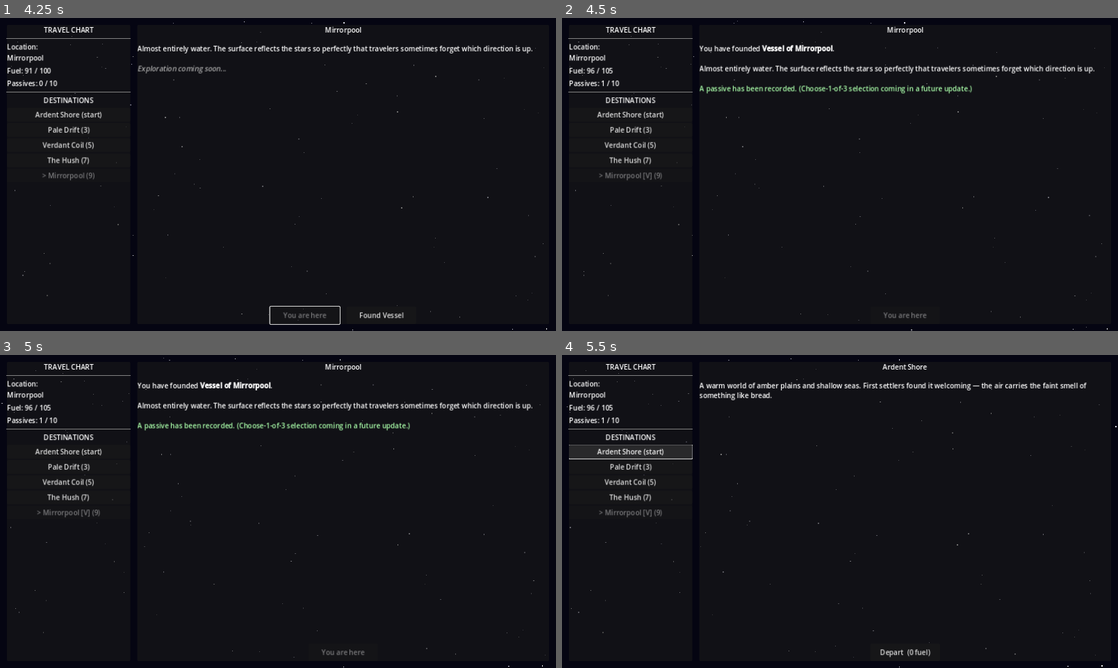
Above: before the commit, frames 1-4 (two rows, left to right).
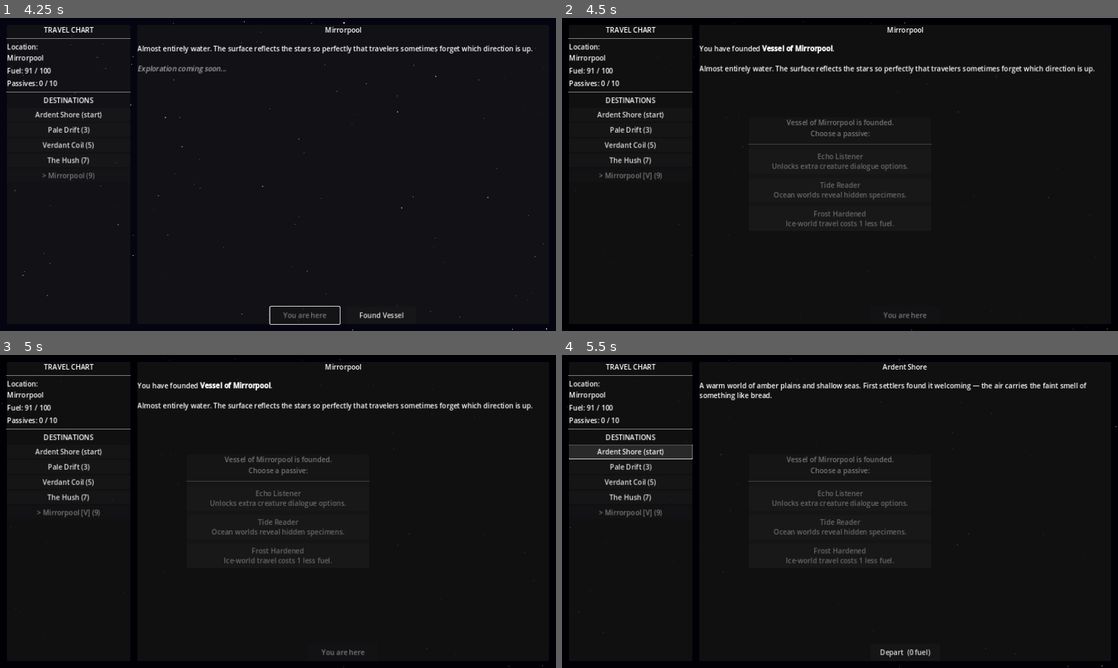
Above: after the commit, the same moments.

Repository: ColdTie/Metanoia-Vessel-2D
Game: Godot game, scene res://scenes/travel/travel_screen.tscn
Same seed, same stepped clock (60 frames per second), same inputs: the game is played once before the commit and once after it.
Inputs:
- Up to frame 1 (4.25 s): click "Pale Drift (3)" at 0.5 s; click "Verdant Coil (5)" at 1.25 s; click "The Hush (7)" at 2 s; click "Mirrorpool (9)" at 2.75 s; click "Depart (9 fuel)" at 3.5 s
- Up to frame 2 (4.5 s): click "Found Vessel" at 4.25 s
- Up to frame 3 (5 s): no input
- Up to frame 4 (5.5 s): click "Ardent Shore (start)" at 5 s

Frame 1 is identical in both runs. In frame 2, 1.9% of the frame differs, in the area x 1-99%, y 0-100%; in frame 3, 1.9%, in the area x 0-99%, y 0-100%; in frame 4, 1.3%.

Commit message:
feat: choose-1-of-3 passive reward on settling
Adds GameState.passive_catalog (the 6 roster passives from
design/systems.md) and get_passive_choices() to draw 3 unowned ones at
random. Settling a world now shows a PassiveSelect popup
(scenes/ui/passive_select.tscn) instead of auto-granting Founding
Bonus; the chosen passive's effect is applied inside
GameState.add_passive() so future passives with coded effects work the
same way. design/systems.md and content-log.md updated to match.

Co-Authored-By: Claude Sonnet 5 <noreply@anthropic.com>
Claude-Session: https://claude.ai/code/session_013KNFfURAjgjJ6TeX8i19wk

Diff:
--- /dev/null
+++ b/scenes/ui/passive_select.tscn
@@ -0,0 +1,6 @@
+[gd_scene load_steps=2 format=3 uid="uid://cpassiveselect1"]
+
+[ext_resource type="Script" path="res://scripts/ui/passive_select.gd" id="1_passive"]
+
+[node name="PassiveSelect" type="Control"]
+script = ExtResource("1_passive")
--- a/scripts/autoloads/game_state.gd
+++ b/scripts/autoloads/game_state.gd
@@ -16,6 +16,11 @@
 # Each entry: {id, name, type, description, settled, vessel_name, distance, specimens}
 var world_catalog: Array = []
 
+# Passive reward pool — see design/systems.md "Passive Roster". Drawn 3-at-a-time
+# on settling; only founding_bonus has a coded effect so far, the rest are
+# descriptive placeholders until their systems (jungle yield, ice travel, etc.) exist.
+var passive_catalog: Array = []
+
 signal world_changed(new_world: String)
 signal passive_gained(passive: Dictionary)
 signal credits_changed(amount: int)
@@ -23,6 +28,7 @@
 
 func _ready() -> void:
 	_build_world_catalog()
+	_build_passive_catalog()
 
 
 func _build_world_catalog() -> void:
@@ -78,6 +84,55 @@
 			"specimens": ["lens_fish", "tide_weaver"],
 		},
 	]
+
+
+func _build_passive_catalog() -> void:
+	passive_catalog = [
+		{
+			"id": "founding_bonus",
+			"name": "Founding Bonus",
+			"desc": "The act of founding grants clarity. +5 max fuel.",
+		},
+		{
+			"id": "root_knowledge",
+			"name": "Root Knowledge",
+			"desc": "Jungle worlds yield extra specimens.",
+		},
+		{
+			"id": "echo_listener",
+			"name": "Echo Listener",
+			"desc": "Unlocks extra creature dialogue options.",
+		},
+		{
+			"id": "frost_hardened",
+			"name": "Frost Hardened",
+			"desc": "Ice-world travel costs 1 less fuel.",
+		},
+		{
+			"id": "tide_reader",
+			"name": "Tide Reader",
+			"desc": "Ocean worlds reveal hidden specimens.",
+		},
+		{
+			"id": "dust_walker",
+			"name": "Dust Walker",
+			"desc": "Desert worlds never trigger forced combat.",
+		},
+	]
+
+
+func get_passive_choices(count: int = 3) -> Array:
+	var owned_ids: Array = []
+	for p in passives:
+		owned_ids.append(p.get("id", ""))
+
+	var available: Array = []
+	for p in passive_catalog:
+		if not owned_ids.has(p["id"]):
+			available.append(p)
+
+	available.shuffle()
+	return available.slice(0, min(count, available.size()))
 
 
 func get_world_by_id(id: String) -> Dictionary:
@@ -113,9 +168,19 @@
 
 func add_passive(passive: Dictionary) -> void:
 	passives.append(passive)
+	_apply_passive_effect(passive)
 	passive_gained.emit(passive)
 	if passives.size() >= MAX_PASSIVES:
 		_trigger_void_check()
+
+
+func _apply_passive_effect(passive: Dictionary) -> void:
+	# Only founding_bonus has a coded effect so far; the rest are descriptive
+	# until their systems (jungle yield, ice travel cost, etc.) are built.
+	match passive.get("id", ""):
+		"founding_bonus":
+			max_fuel += 5
+			refuel(5)
 
 
 func _trigger_void_check() -> void:
--- a/scripts/travel/travel_screen.gd
+++ b/scripts/travel/travel_screen.gd
@@ -7,6 +7,7 @@
 const STAR_SPEEDS: Array = [12.0, 28.0, 55.0]
 const STAR_COUNTS: Array = [120, 70, 35]
 const STAR_SPAN_W: float = 2560.0   # double viewport width for seamless wrap
+const PassiveSelectScene := preload("res://scenes/ui/passive_select.tscn")
 
 var _star_layers: Array = []
 var _star_root: Node2D
@@ -289,26 +290,39 @@
 
 	world["settled"] = true
 	world["vessel_name"] = "Vessel of " + world["name"]
-
-	# Grant the founding passive (choose-1-of-3 UI is TODO)
-	GameState.add_passive({
-		"id": "founding_bonus",
-		"name": "Founding Bonus",
-		"desc": "The act of founding grants clarity. +5 max fuel.",
-		"source": world["name"],
-	})
-	GameState.max_fuel += 5
-	GameState.refuel(5)
-
 	_settle_button.visible = false
 	_populate_destinations()
 	_refresh_status()
 
+	var choices: Array = GameState.get_passive_choices(3)
+	if choices.is_empty():
+		_world_desc_label.text = \
+			"You have founded [b]" + world["vessel_name"] + "[/b].\n\n" \
+			+ world.get("description", "") \
+			+ "\n\n[color=#aaffaa]No new passives are left to grant.[/color]"
+		SaveLoad.save_game()
+		return
+
 	_world_desc_label.text = \
 		"You have founded [b]" + world["vessel_name"] + "[/b].\n\n" \
+		+ world.get("description", "")
+
+	var popup := PassiveSelectScene.instantiate()
+	add_child(popup)
+	popup.setup(choices, world["vessel_name"])
+	popup.passive_chosen.connect(func(passive: Dictionary): _on_passive_chosen(passive, world))
+
+
+func _on_passive_chosen(passive: Dictionary, world: Dictionary) -> void:
+	var granted := passive.duplicate()
+	granted["source"] = world.get("name", "")
+	GameState.add_passive(granted)
+	_refresh_status()
+
+	_world_desc_label.text = \
+		"You have founded [b]" + world.get("vessel_name", "") + "[/b].\n\n" \
 		+ world.get("description", "") \
-		+ "\n\n[color=#aaffaa]A passive has been recorded. " \
-		+ "(Choose-1-of-3 selection coming in a future update.)[/color]"
+		+ "\n\n[color=#aaffaa]Passive gained: " + passive.get("name", "") + "[/color]"
 
 	SaveLoad.save_game()
 
--- /dev/null
+++ b/scripts/ui/passive_select.gd
@@ -0,0 +1,56 @@
+extends Control
+
+# Choose-1-of-3 passive reward popup. Instantiated as a full-screen overlay;
+# builds its own UI in code, matching the rest of the project's scene style.
+# Caller connects to `passive_chosen`, then frees the node once handled.
+
+signal passive_chosen(passive: Dictionary)
+
+var _choices: Array = []
+
+
+func setup(choices: Array, vessel_name: String) -> void:
+	_choices = choices
+	set_anchors_and_offsets_preset(Control.PRESET_FULL_RECT)
+
+	var scrim := ColorRect.new()
+	scrim.set_anchors_and_offsets_preset(Control.PRESET_FULL_RECT)
+	scrim.color = Color(0.0, 0.0, 0.0, 0.72)
+	scrim.mouse_filter = Control.MOUSE_FILTER_STOP
+	add_child(scrim)
+
+	var center := CenterContainer.new()
+	center.set_anchors_and_offsets_preset(Control.PRESET_FULL_RECT)
+	add_child(center)
+
+	var panel := PanelContainer.new()
+	panel.custom_minimum_size = Vector2(420.0, 0.0)
+	center.add_child(panel)
+
+	var vbox := VBoxContainer.new()
+	vbox.add_theme_constant_override("separation", 10)
+	panel.add_child(vbox)
+
+	var title := Label.new()
+	title.text = "%s is founded.\nChoose a passive:" % vessel_name
+	title.horizontal_alignment = HORIZONTAL_ALIGNMENT_CENTER
+	title.autowrap_mode = TextServer.AUTOWRAP_WORD_SMART
+	vbox.add_child(title)
+	vbox.add_child(HSeparator.new())
+
+	for passive in _choices:
+		vbox.add_child(_make_choice_button(passive))
+
+
+func _make_choice_button(passive: Dictionary) -> Button:
+	var btn := Button.new()
+	btn.text = "%s\n%s" % [passive.get("name", ""), passive.get("desc", "")]
+	btn.autowrap_mode = TextServer.AUTOWRAP_WORD_SMART
+	btn.custom_minimum_size = Vector2(0.0, 56.0)
+	btn.pressed.connect(func(): _on_choice_pressed(passive))
+	return btn
+
+
+func _on_choice_pressed(passive: Dictionary) -> void:
+	passive_chosen.emit(passive)
+	queue_free()
Not shown, changed: design/content-log.md
Not shown, changed: design/systems.md
